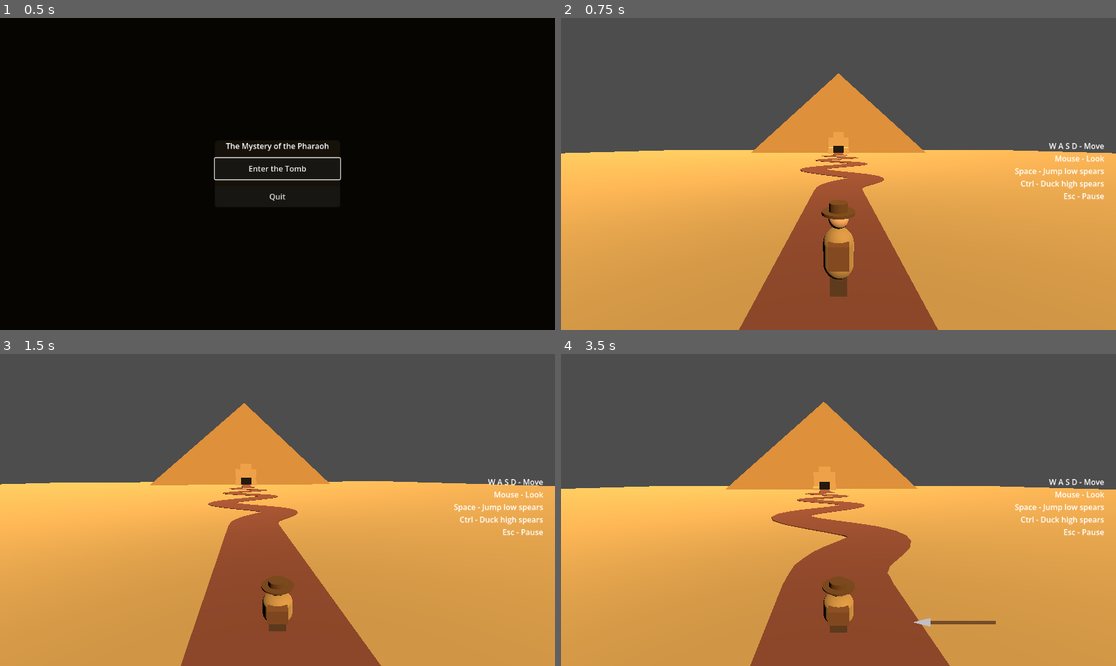
Above: before the commit, frames 1-4 (two rows, left to right).
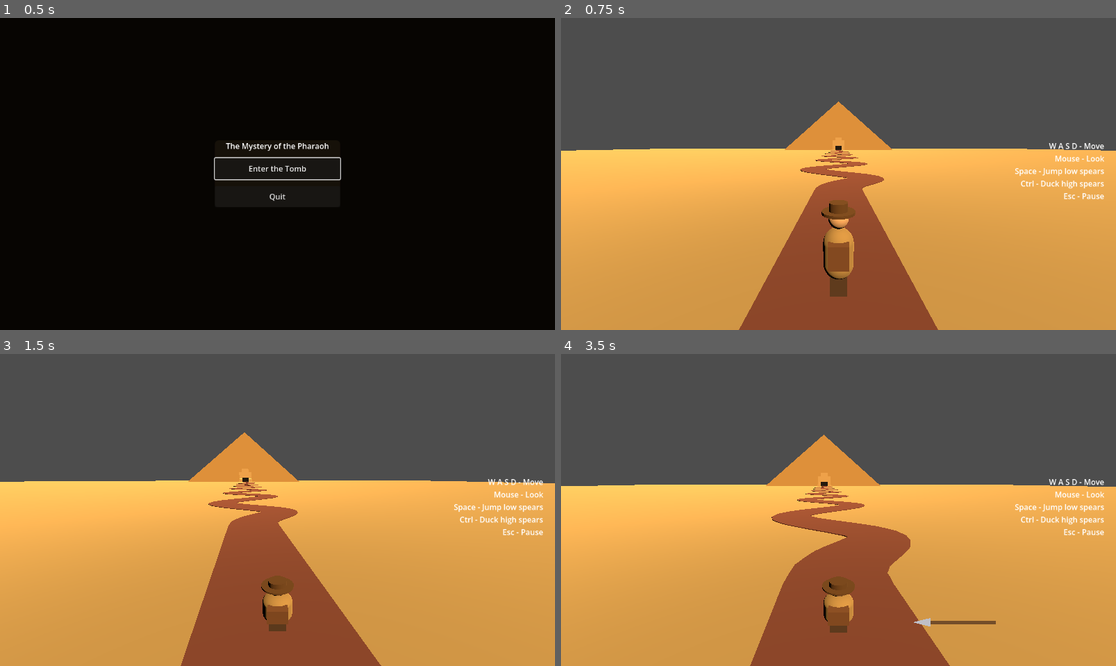
Above: after the commit, the same moments.

Repository: AnubisGott/The-Mystery-of-the-Pharaoh
Game: Godot game, scene res://main/main.tscn
Same seed, same stepped clock (60 frames per second), same inputs: the game is played once before the commit and once after it.
Inputs (mouse positions are in pixels of both pictures, inside the frame that each line leads up to):
- Up to frame 1 (0.5 s): no input
- Up to frame 2 (0.75 s): click "Enter the Tomb" at 0.5 s
- Up to frame 3 (1.5 s): tap Enter at 1.25 s; move the mouse to (305, 510) at 1.27 s; hold W (move_forward) from 1.28 s (still down); hold Ctrl (duck) from 1.28 s (still down)
- Up to frame 4 (3.5 s): keep holding W (move_forward); tap Space (jump) at 1.52, 2.27 s; move the mouse to (810, 510) at 2.02 s; release Ctrl (duck) at 2.03 s; tap G at 2.1 s; move the mouse to (849, 503) at 2.77 s; hold Ctrl (duck) from 2.78 s (still down)

Frame 1 is identical in both runs. In frame 2, 2.9% of the frame differs, in the area x 0-100%, y 17-84%; in frame 3, 3.1%; in frame 4, 3.6%, in the area x 0-100%, y 15-82%.

Commit message:
Double the winding section of the path
The curved middle now runs 100 m instead of 50; the straight
lead-in and final stretch keep their lengths. Monument and win
zone moved 50 m back, sand plane enlarged to keep the pyramid
on it.

Co-Authored-By: Claude Fable 5 <noreply@anthropic.com>

Diff:
--- a/levels/path.gd
+++ b/levels/path.gd
@@ -2,14 +2,14 @@
 
 const PATH_HALF_WIDTH: float = 1.5
 const START_Z: float = 30.0
-const END_Z: float = -45.0
+const END_Z: float = -95.0
 const AMPLITUDE: float = 3.0
 const WAVELENGTH: float = 15.0
 const SAMPLE_STEP: float = 1.0
 
 # The path is straight before/after these, winding in between.
 const WINDING_START_Z: float = 20.0
-const WINDING_END_Z: float = -30.0
+const WINDING_END_Z: float = -80.0
 const WINDING_FADE: float = 6.0
 
 const SPEAR_MIN_INTERVAL: float = 1.6
--- a/levels/path.tscn
+++ b/levels/path.tscn
@@ -22,10 +22,10 @@
 
 [sub_resource type="BoxMesh" id="BoxMesh_sand"]
 material = SubResource("StandardMaterial3D_sand")
-size = Vector3(200, 0.25, 200)
+size = Vector3(300, 0.25, 300)
 
 [sub_resource type="BoxShape3D" id="BoxShape3D_sand"]
-size = Vector3(200, 0.25, 200)
+size = Vector3(300, 0.25, 300)
 
 [sub_resource type="Curve3D" id="Curve3D_track"]
 
@@ -97,47 +97,47 @@
 [node name="Monument" type="Node3D" parent="."]
 
 [node name="Pyramid" type="MeshInstance3D" parent="Monument"]
-transform = Transform3D(1, 0, 0, 0, 1, 0, 0, 0, 1, 0, 15, -72)
+transform = Transform3D(1, 0, 0, 0, 1, 0, 0, 0, 1, 0, 15, -122)
 mesh = SubResource("PrismMesh_pyramid")
 
 [node name="LeftLeg" type="MeshInstance3D" parent="Monument"]
-transform = Transform3D(1, 0, 0, 0, 1, 0, 0, 0, 1, -2.8, 1, -44.5)
+transform = Transform3D(1, 0, 0, 0, 1, 0, 0, 0, 1, -2.8, 1, -94.5)
 mesh = SubResource("BoxMesh_leg")
 
 [node name="RightLeg" type="MeshInstance3D" parent="Monument"]
-transform = Transform3D(1, 0, 0, 0, 1, 0, 0, 0, 1, 2.8, 1, -44.5)
+transform = Transform3D(1, 0, 0, 0, 1, 0, 0, 0, 1, 2.8, 1, -94.5)
 mesh = SubResource("BoxMesh_leg")
 
 [node name="LeftPaw" type="MeshInstance3D" parent="Monument"]
-transform = Transform3D(1, 0, 0, 0, 1, 0, 0, 0, 1, -2.8, 0.5, -41.7)
+transform = Transform3D(1, 0, 0, 0, 1, 0, 0, 0, 1, -2.8, 0.5, -91.7)
 mesh = SubResource("BoxMesh_paw")
 
 [node name="RightPaw" type="MeshInstance3D" parent="Monument"]
-transform = Transform3D(1, 0, 0, 0, 1, 0, 0, 0, 1, 2.8, 0.5, -41.7)
+transform = Transform3D(1, 0, 0, 0, 1, 0, 0, 0, 1, 2.8, 0.5, -91.7)
 mesh = SubResource("BoxMesh_paw")
 
 [node name="Chest" type="MeshInstance3D" parent="Monument"]
-transform = Transform3D(1, 0, 0, 0, 1, 0, 0, 0, 1, 0, 4.2, -45.5)
+transform = Transform3D(1, 0, 0, 0, 1, 0, 0, 0, 1, 0, 4.2, -95.5)
 mesh = SubResource("BoxMesh_chest")
 
 [node name="RearBody" type="MeshInstance3D" parent="Monument"]
-transform = Transform3D(1, 0, 0, 0, 1, 0, 0, 0, 1, 0, 2.5, -49.5)
+transform = Transform3D(1, 0, 0, 0, 1, 0, 0, 0, 1, 0, 2.5, -99.5)
 mesh = SubResource("BoxMesh_rear")
 
 [node name="Head" type="MeshInstance3D" parent="Monument"]
-transform = Transform3D(1, 0, 0, 0, 1, 0, 0, 0, 1, 0, 6.6, -46.2)
+transform = Transform3D(1, 0, 0, 0, 1, 0, 0, 0, 1, 0, 6.6, -96.2)
 mesh = SubResource("BoxMesh_head")
 
 [node name="Nemes" type="MeshInstance3D" parent="Monument"]
-transform = Transform3D(1, 0, 0, 0, 1, 0, 0, 0, 1, 0, 6.8, -47.4)
+transform = Transform3D(1, 0, 0, 0, 1, 0, 0, 0, 1, 0, 6.8, -97.4)
 mesh = SubResource("BoxMesh_nemes")
 
 [node name="Doorway" type="MeshInstance3D" parent="Monument"]
-transform = Transform3D(1, 0, 0, 0, 1, 0, 0, 0, 1, 0, 1.3, -47.35)
+transform = Transform3D(1, 0, 0, 0, 1, 0, 0, 0, 1, 0, 1.3, -97.35)
 mesh = SubResource("BoxMesh_doorway")
 
 [node name="WinZone" type="Area3D" parent="."]
-transform = Transform3D(1, 0, 0, 0, 1, 0, 0, 0, 1, 0, 1.2, -45)
+transform = Transform3D(1, 0, 0, 0, 1, 0, 0, 0, 1, 0, 1.2, -95)
 script = ExtResource("2")
 
 [node name="CollisionShape3D" type="CollisionShape3D" parent="WinZone"]
